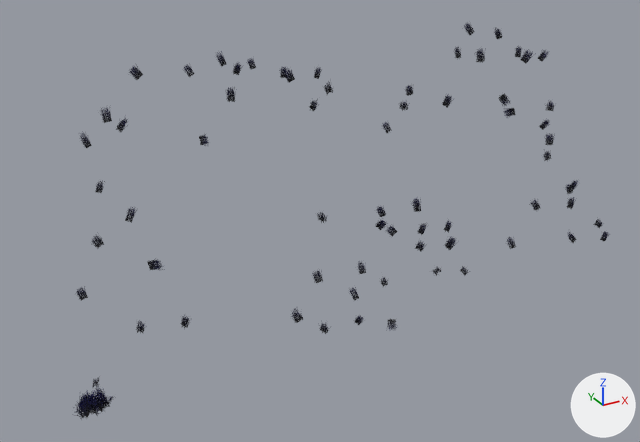
One commit to the glTF model app/src/main/assets/models/algae_tufts.glb: the scene before it, then after it.
One viewpoint serves both versions: a camera (50 mm lens) standing at (-19.8, -147.1, 92.3) and looking at (52.9, -15.0, 26.3). Every picture has the same lights, and +X, +Y and +Z are marked at lower right. The picture after the commit comes second. Where no turn or scale is listed for an object, it has been applied to the vertices.

In view in the first picture: 'Cards', 'ClumpLeft'.
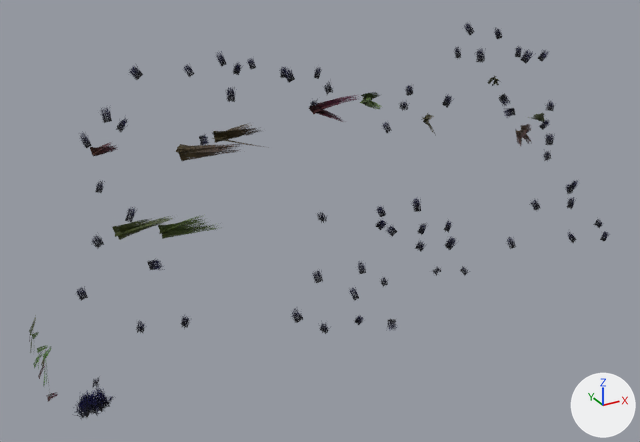
Edits to the bpy script that builds the scene:
```text
Add img_algae_long:
    img_algae_long = load_image('algae_long', '_unpacked/algae_long', 128, 256, 'sRGB')
Add img_algae_glass:
    img_algae_glass = load_image('algae_glass', '_unpacked/algae_glass', 64, 128, 'sRGB')
Add mat_algae_long:
    mat_algae_long = bpy.data.materials.new('algae_long')
    # uses the picture img_algae_long
Add mat_algae_glass:
    mat_algae_glass = bpy.data.materials.new('algae_glass')
    # uses the picture img_algae_glass
Add me_longtufts:
    me_longtufts.from_pydata(...)  # 440 vertices, 352 faces; spans x 12.8..110.2, y -26.7..-9.4, z 32.9..52.7
    me_longtufts.materials.append(mat_algae_long)
Add me_glassstrands:
    me_glassstrands.from_pydata(...)  # 128 vertices, 96 faces; spans x 0.1..1.9, y -20.8..-4.5, z 5.1..18.3
    me_glassstrands.materials.append(mat_algae_glass)
Add ob_longtufts:
    ob_longtufts = bpy.data.objects.new('LongTufts', me_longtufts)
    ob_longtufts.location = (0.0, 0.0, 0.0)
Add ob_glassstrands:
    ob_glassstrands = bpy.data.objects.new('GlassStrands', me_glassstrands)
    ob_glassstrands.location = (0.0, 0.0, 0.0)
```

Pixel boxes [x1, y1, x2, y2] of what changed, in the pictures (640 x 442 px):
'LongTufts', added: after [90, 76, 545, 240]
'GlassStrands', added: after [29, 318, 57, 401]
